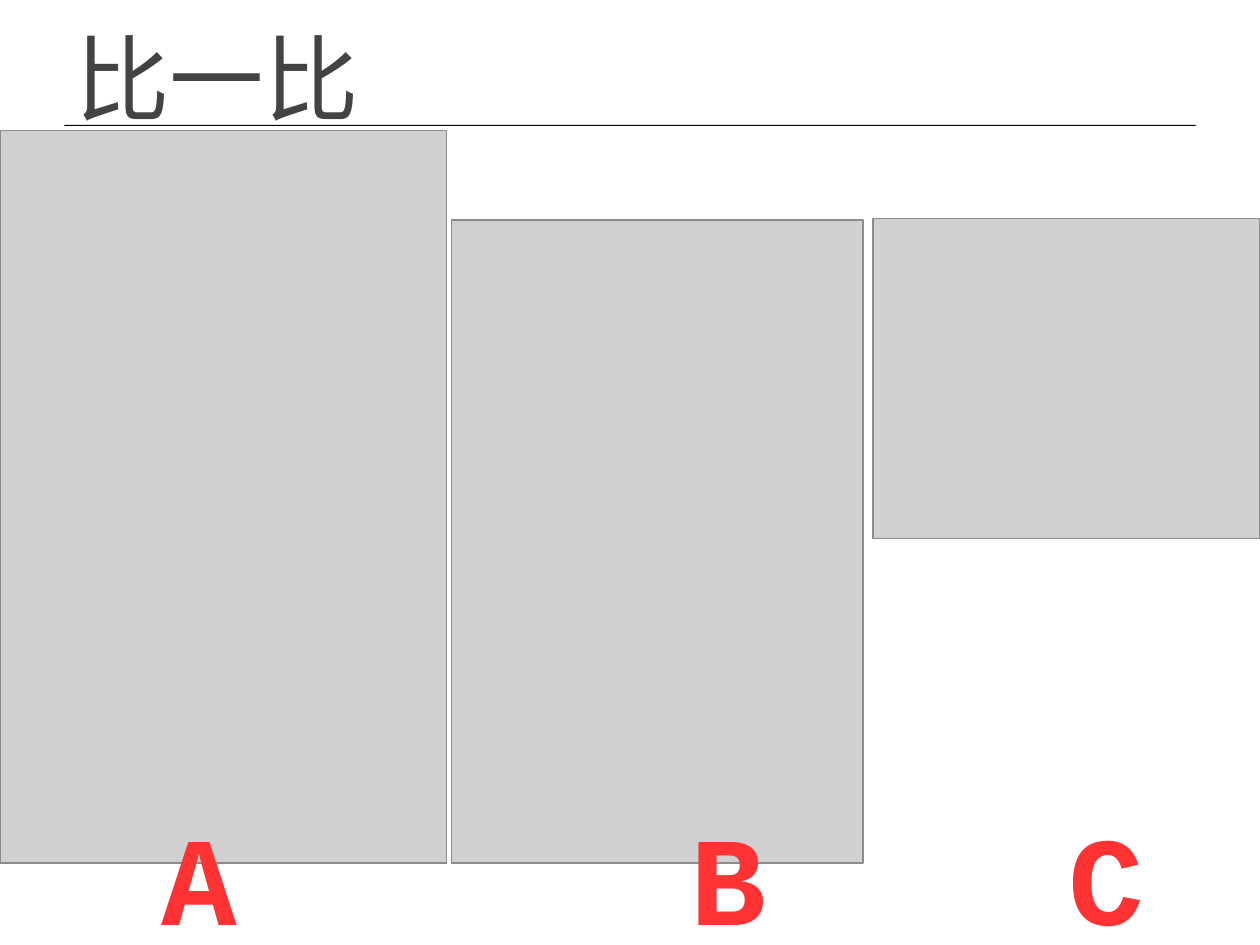
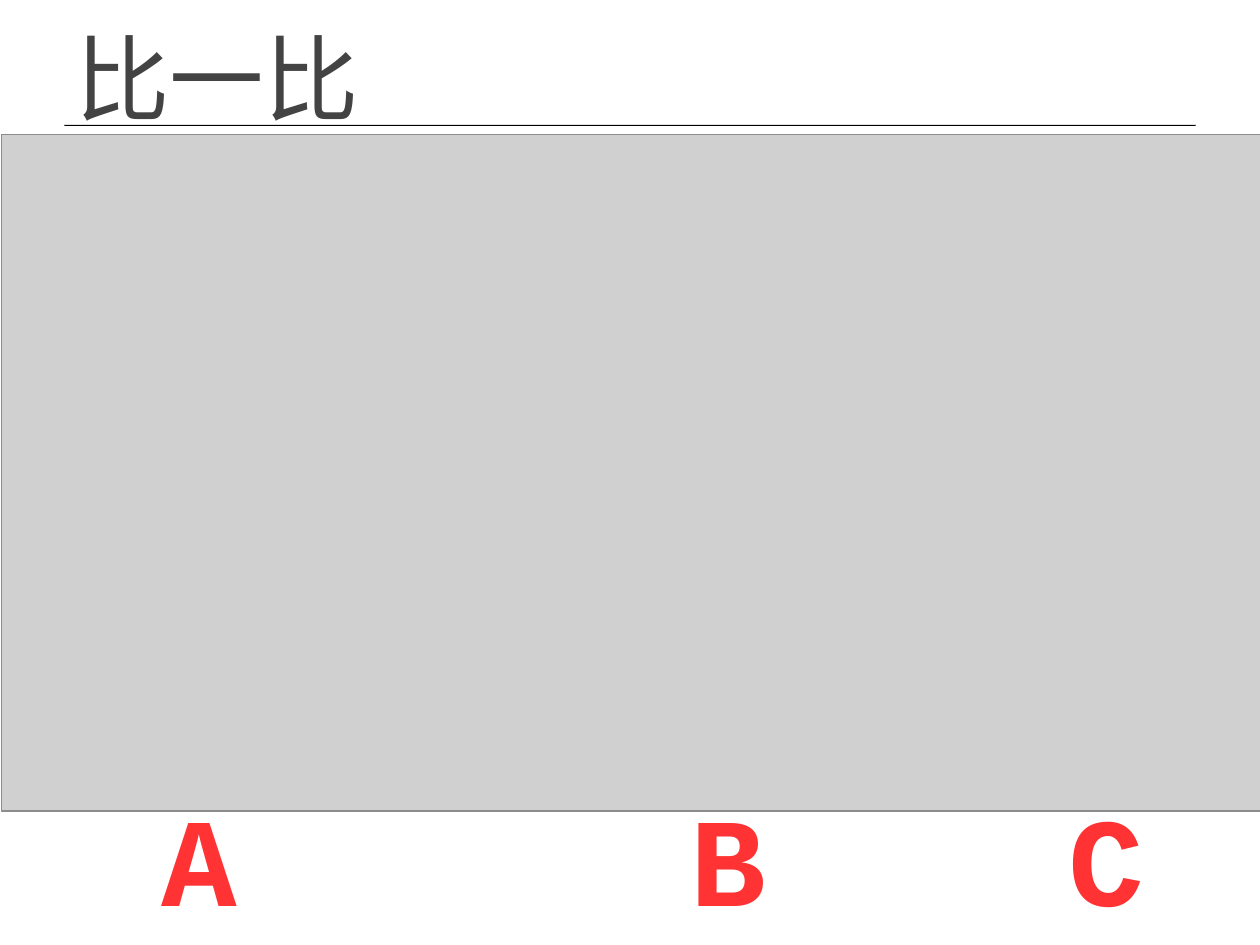
Before and after one commit to Yamesz/OOPCSharp, a slide deck: slide 49 of CSharpLab.pptx. Drawn at 1260x945 pixels with LibreOffice and Linux fonts; fonts in the diff are those of the drawing; grey boxes stand for pictures; background and template pictures are left out. Boxes give left, top, right and bottom in pixels: in the first picture for what was removed or moved away, otherwise in the second. Text is boxed around its words. In the diff, an @@ line names an element or a change of style, - is before the commit and + after.

```diff
--- a/CSharpLab.pptx
+++ b/CSharpLab.pptx
@@ picture removed at [0,131,446,863] @@
@@ picture added at [1,135,1260,811] @@
@@ picture removed at [451,220,863,863] @@
@@ picture removed at [873,218,1260,538] @@
@@ text "A B C" rewrapped from [161,835,1144,945] to [161,821,1144,908] @@
```
Also in this commit, not shown: 12 other slides changed.
